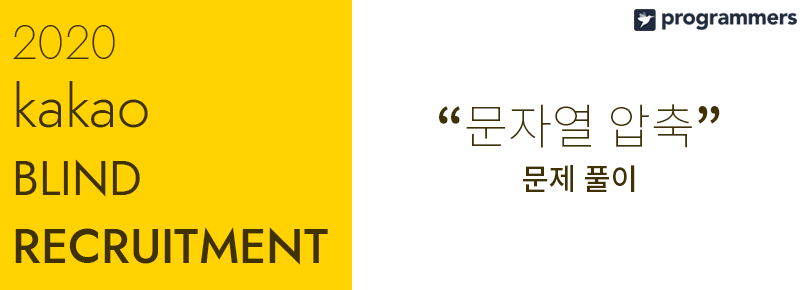
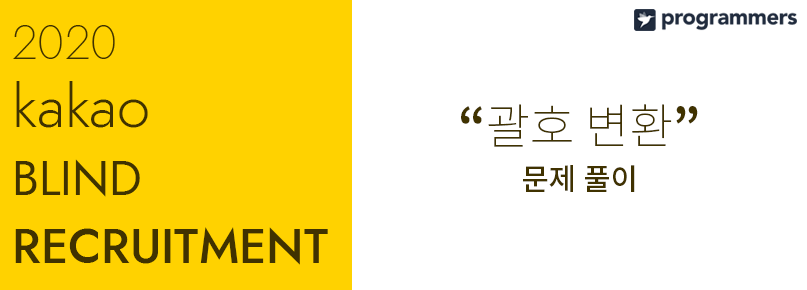
Before/after of a 807 x 290 layered artwork. What changed in the layer stack:
renamed "“문자열 압축”" to "“괄호 변환”", painted on it over 439, 104, 720, 148
